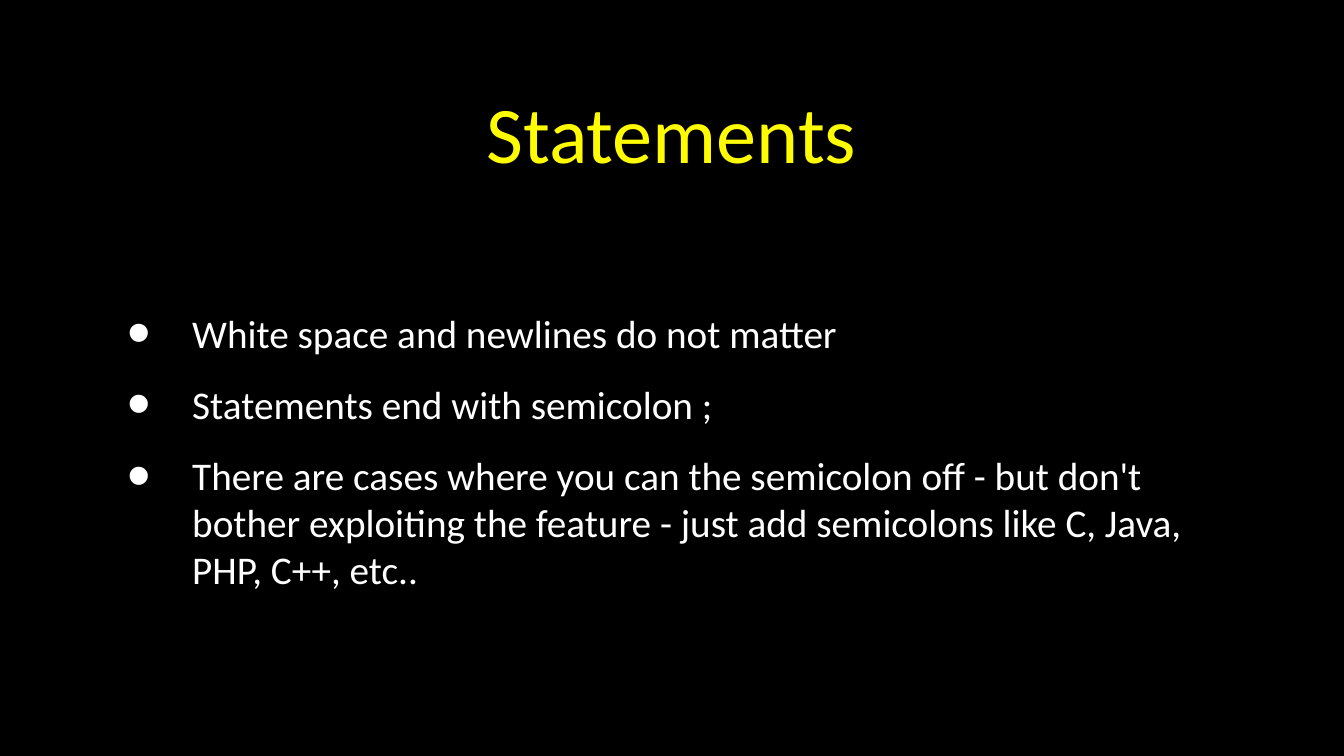
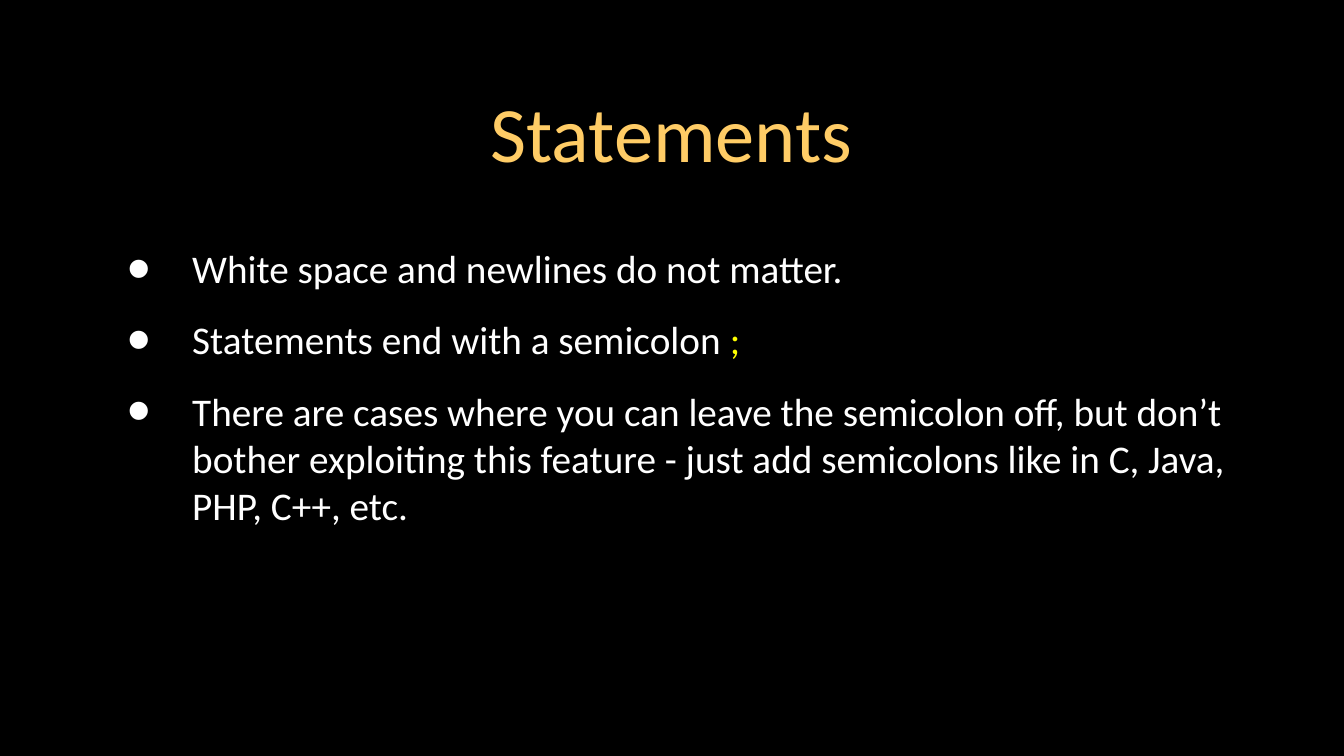
Before and after one commit to csev/wa4e, a slide deck: slide 21 of lectures/JS-01-JavaScript.ppt. Drawn at 1344x756 pixels with LibreOffice and Linux fonts; fonts in the diff are those of the drawing. Boxes give left, top, right and bottom in pixels: in the first picture for what was removed or moved away, otherwise in the second. Text is boxed around its words. In the diff, an @@ line names an element or a change of style, - is before the commit and + after.

```diff
--- a/lectures/JS-01-JavaScript.ppt
+++ b/lectures/JS-01-JavaScript.ppt
@@ title "Statements" at (491, 111, 853, 163): size 43 to 42 pt, text colour #FFFB00 to #FFCC66 @@
@@ text at (192, 255, 1224, 525): text changed @@
-• White space and newlines do not matter
-• Statements end with semicolon ;
-• There are cases where you can the semicolon off - but don't bother exploiting the feature - just add semicolons like C, Java, PHP, C++, etc..
+• White space and newlines do not matter.
+• Statements end with a semicolon ;
+• There are cases where you can leave the semicolon off, but don’t bother exploiting this feature - just add semicolons like in C, Java, PHP, C++, etc.
```
Also in this commit, not shown: 52 other slides changed, 1 slide added, 4 other files.
